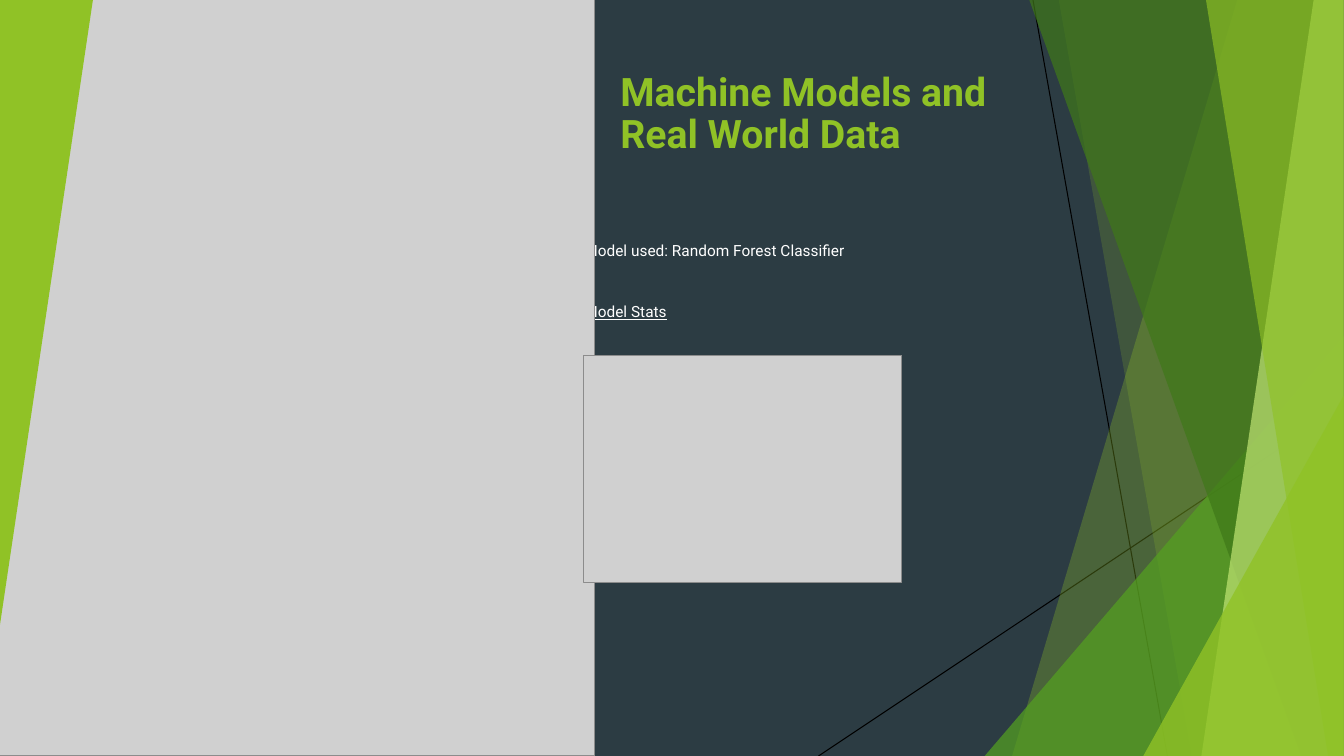
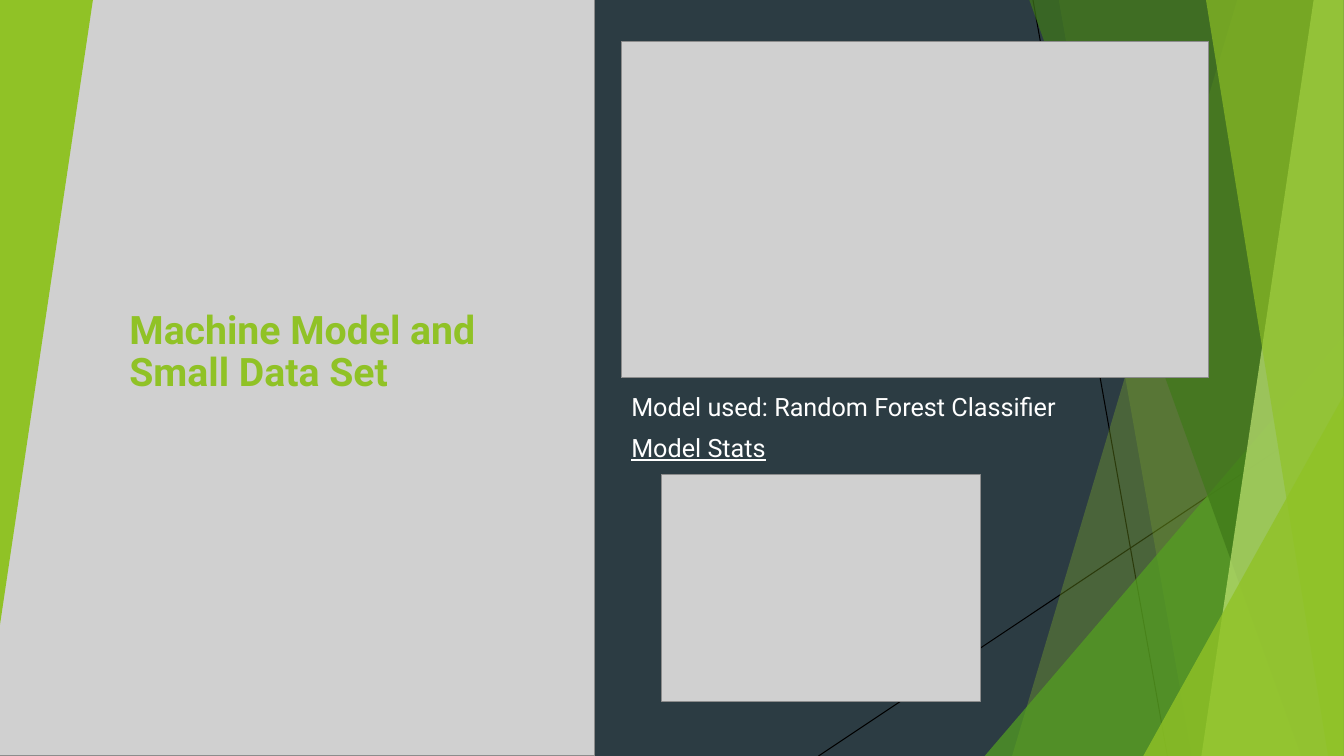
Before and after one commit to EpohDespair/Attrition-Model, a slide deck: slide 6 of Employee Attrition.pptx. Drawn at 1344x756 pixels with LibreOffice and Linux fonts; fonts in the diff are those of the drawing; grey boxes stand for pictures. Boxes give left, top, right and bottom in pixels: in the first picture for what was removed or moved away, otherwise in the second. Text is boxed around its words. In the diff, an @@ line names an element or a change of style, - is before the commit and + after.

Commit message:
final ppt version

```diff
--- a/Employee Attrition.pptx
+++ b/Employee Attrition.pptx
@@ picture added at (x1=621, y1=41, x2=1208, y2=378) @@
@@ title at (x1=129, y1=314, x2=475, y2=387): text changed @@
-Machine Models and Real World Data
+Machine Model and Small Data Set
@@ text "Model used: Random Forest Classifier" moved from (x1=584, y1=242, x2=844, y2=322) to (x1=631, y1=397, x2=1055, y2=461) @@
@@ text "Model used: Random Forest Classifier" at (x1=631, y1=397, x2=1055, y2=461): size 11 to 18 pt @@
@@ picture moved from (x1=584, y1=356, x2=902, y2=583) to (x1=662, y1=475, x2=981, y2=702) @@
```
